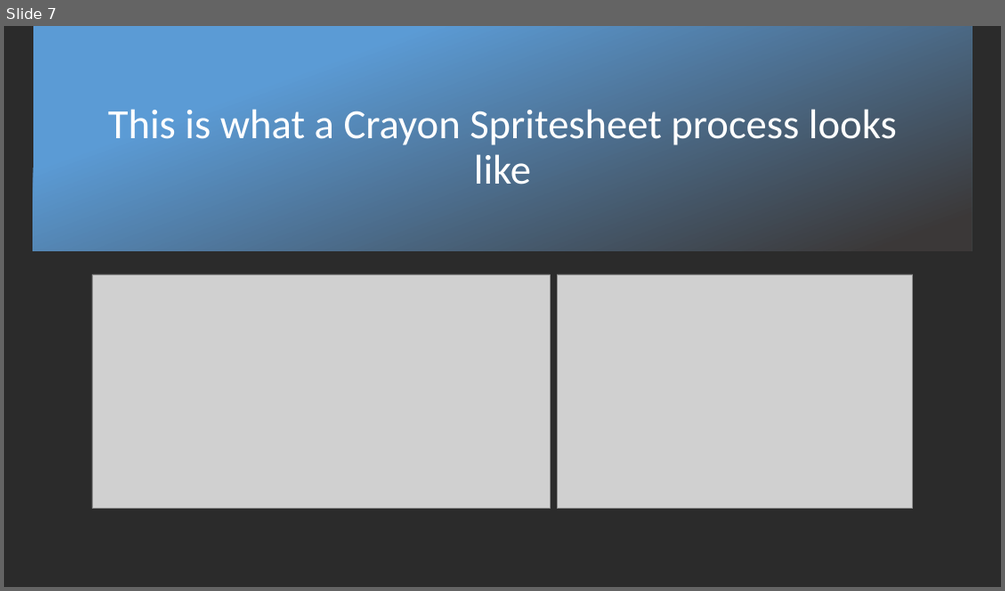
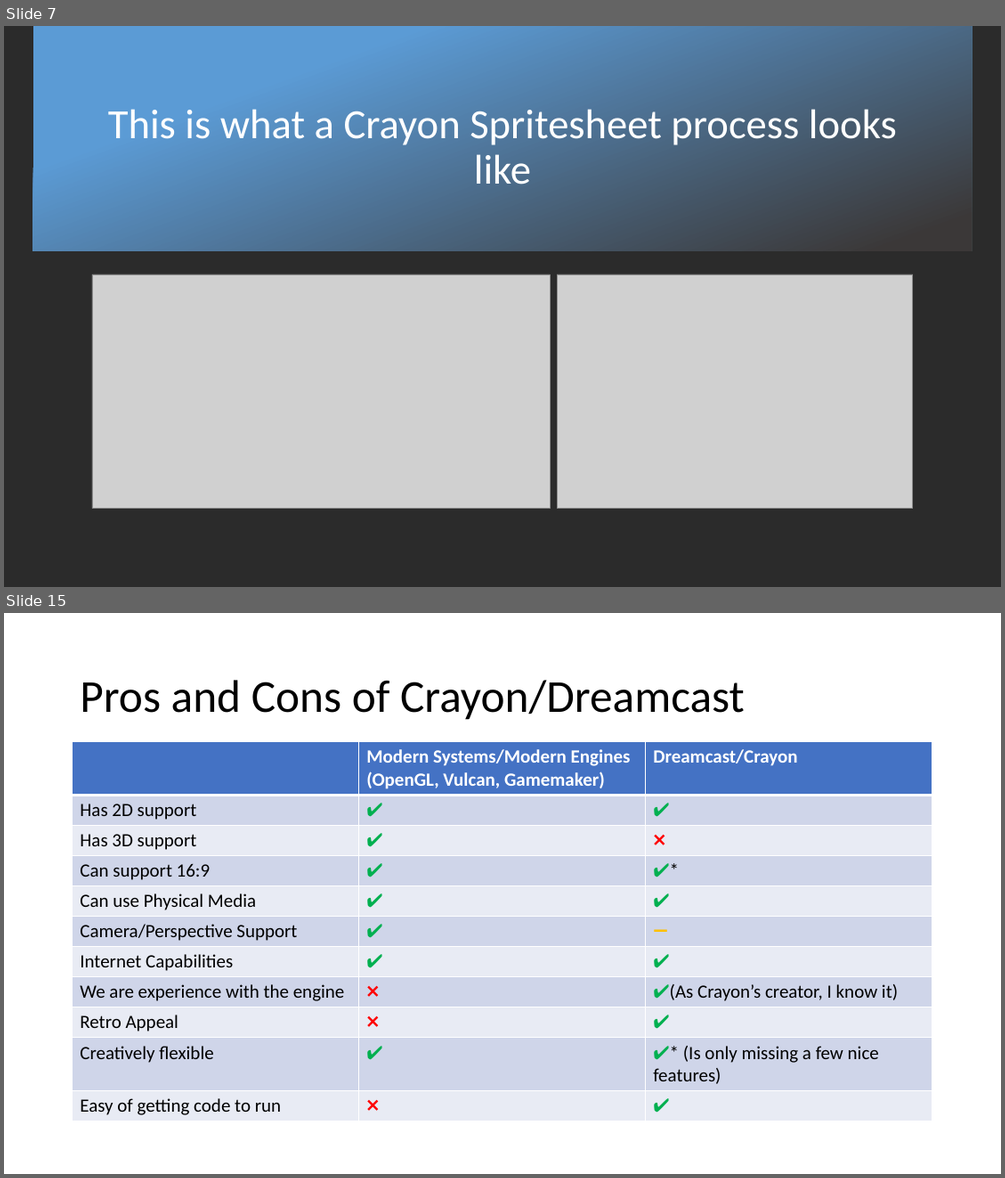
Before and after one commit to Protofall/Crayon-Game-Framework, a slide deck: Documentation/About-DC-and-Crayon.pptx. Shown one above the other, each under a label of ours: slide 7 before the commit, slides 7 and 15 after it; the slides between them are not shown. The pictures are 1005x591 and 1005x1178 pixels, drawn with LibreOffice and Linux fonts; fonts in the diff are those of the drawing; grey boxes stand for pictures; background and template pictures are left out; a plain dark background stands for a picture behind light text. Boxes give left, top, right and bottom in pixels: in the first picture for what was removed or moved away, otherwise in the second. Text is boxed around its words. In the diff, an @@ line names an element or a change of style, - is before the commit and + after.

```diff
--- a/Documentation/About-DC-and-Crayon.pptx
+++ b/Documentation/About-DC-and-Crayon.pptx
@@ slide 15 added at (4, 613, 1001, 1174), background #FFFFFF @@
@@ title added at (80, 680, 744, 720), 44 pt, text #000000 @@
+Pros and Cons of Crayon/Dreamcast
@@ table added at (73, 742, 932, 1119), 11 rows, 3 columns @@
+ | Modern Systems/Modern Engines (OpenGL, Vulcan, Gamemaker) | Dreamcast/Crayon
+Has 2D support | ✔️ | ✔️
+Has 3D support | ✔️ | ❌
+Can support 16:9 | ✔️ | ✔️*
+Can use Physical Media | ✔️ | ✔️
+Camera/Perspective Support | ✔️ | ➖
+Internet Capabilities | ✔️ | ✔️
+We are experience with the engine | ❌ | ✔️(As Crayon’s creator, I know it)
+Retro Appeal | ❌ | ✔️
+Creatively flexible | ✔️ | ✔️* (Is only missing a few nice features)
+Easy of getting code to run | ❌ | ✔️
```
Also in this commit, not shown: 7 other slides added.
